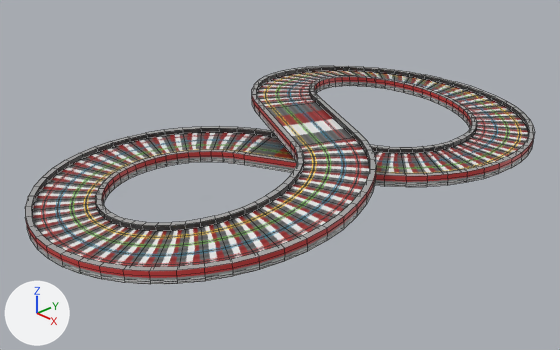
An edit to the Blender file source-assets/loop-racers-track.blend, drawn before and after from the same camera.
Before and after are seen from a camera (50 mm lens) standing at (3.84, -3.89, 2.39) and looking at (-0.02, -0.25, -0.08). The axes (+X, +Y, +Z) are drawn at lower left. The lights are the same throughout. Mesh edges are drawn as thin lines.
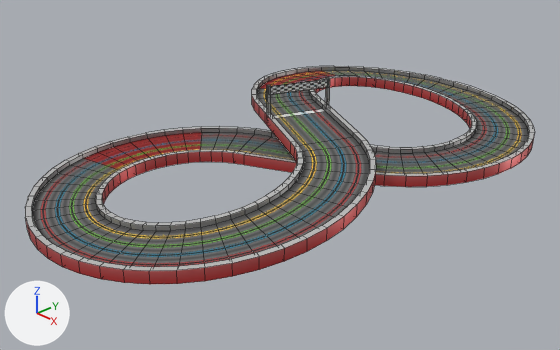
The change, as a diff of the scene's bpy script:
```diff
--- a/source-assets/loop-racers-track.blend.py
+++ b/source-assets/loop-racers-track.blend.py
@@ mat_track @@
+mat_track = principled_material('Track')
+mat_track.texture = img_track_png
+mat_track.roughness = 1.0
@@ mat_walls @@
+mat_walls = principled_material('Walls')
+mat_walls.texture = img_track_png
+mat_walls.metallic = 0.46
+mat_walls.roughness = 0.425
@@ me_torus_004 @@
 # used by ob_torus_001; location = (0.0, 0.0, 0.0)
-me_torus_004.from_pydata(...)  # 1204 vertices, 1032 faces; spans x -1.17..1.17, y -2.17..2.17, z -0.03..0.31
-me_torus_004.materials.append(mat_material)  # picture img_track_png
+me_torus_004.from_pydata(...)  # 728 vertices, 722 faces; spans x -1.17..1.17, y -2.17..2.17, z -0.03..0.54
+# me_torus_004 part 1: 4 vertices moved from x -0.43..0.43, y -0.37..0.37, z 0.22 to x -0.31..-0.06, y -0.17..0.34, z 0.22; 512 vertices removed from x -1.17..1.17, y -2.17..2.17, z -0.03..0.28; 36 vertices added at x -0.31..-0.06, y -0.17..0.34, z 0.26..0.54
+# me_torus_004 part 2: 256 kept faces spanning x -1.17..1.17, y -2.17..2.17, z 0.03..0.31 are now shaded smooth
+me_torus_004.materials.append(mat_track)  # picture img_track_png
+me_torus_004.materials.append(mat_walls)  # picture img_track_png
```

Where the change shows, as pixel boxes [x1, y1, x2, y2] in the pictures (560 x 350 px):
part 1 of me_torus_004, cut back: before [26, 67, 534, 284]; after [259, 77, 358, 154]
part 2 of me_torus_004, shading changed: [25, 66, 535, 271] in both
